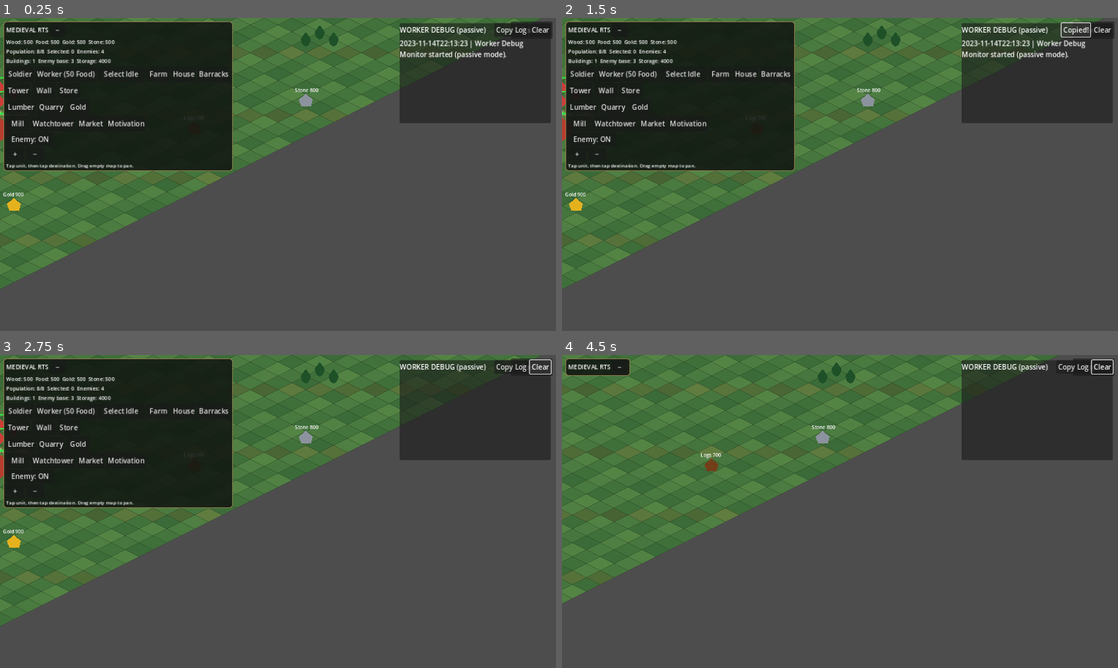
Above: before the commit, frames 1-4 (two rows, left to right).
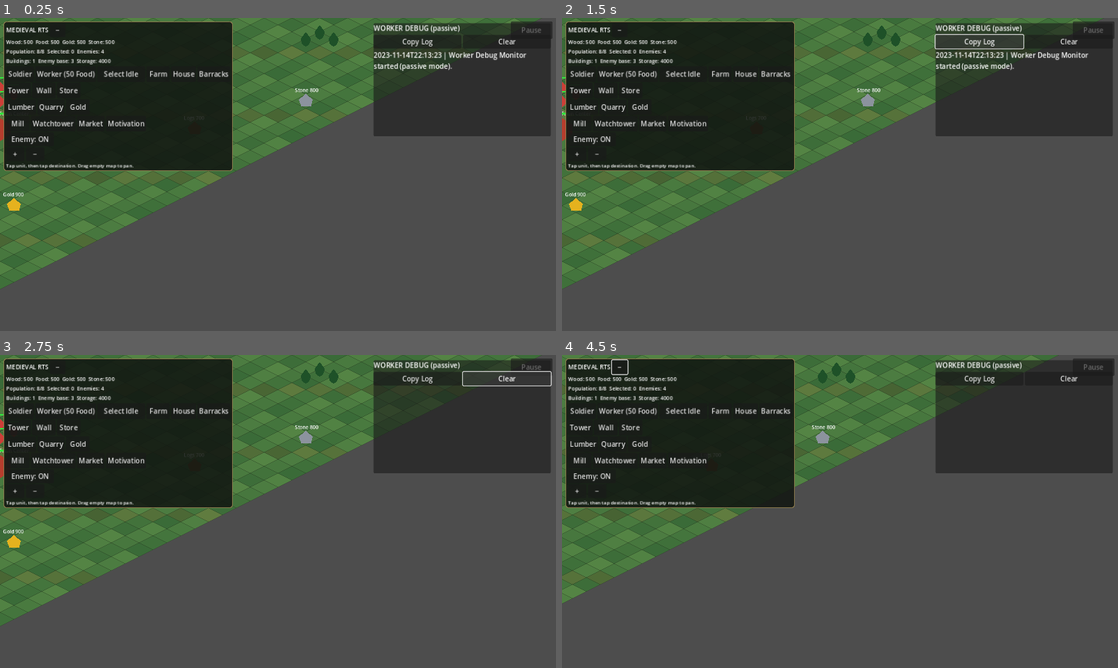
Above: after the commit, the same moments.

Repository: noub1234567-cmd/Medieval-RTS-Test
Game: Godot game, scene res://scenes/main.tscn
Same seed, same stepped clock (60 frames per second), same inputs: the game is played once before the commit and once after it.
Inputs (mouse positions are in pixels of both pictures, inside the frame that each line leads up to):
- Up to frame 1 (0.25 s): no input
- Up to frame 2 (1.5 s): click "Copy Log" at 0.5 s; click "Copied!" (after the commit: "Copy Log") at 1.25 s
- Up to frame 3 (2.75 s): click "Clear" at 2 s
- Up to frame 4 (4.5 s): click "−" at 2.75 s; click "Pause" at 3.5 s; tap Enter at 4.25 s; move the mouse to (962, 495) at 4.27 s; hold D from 4.28 s (still down); click (962, 495) at 4.42 s

The runs differ from the first frame. In frame 1, 4.0% of the frame differs, in the area x 67-99%, y 1-38%; in frame 2, 4.1%; in frame 3, 3.6%; in frame 4, 22%, in the area x 0-100%, y 1-49%.

Commit message:
Move debug controls to dedicated visible row

Diff:
--- a/scripts/worker_debug_monitor.gd
+++ b/scripts/worker_debug_monitor.gd
@@ -132,8 +132,8 @@
 	panel = PanelContainer.new()
 	panel.name = "WorkerDebugPanel"
 	panel.set_anchors_preset(Control.PRESET_TOP_RIGHT)
-	panel.position = Vector2(-360, 12)
-	panel.size = Vector2(348, 230)
+	panel.position = Vector2(-420, 12)
+	panel.size = Vector2(408, 260)
 	layer.add_child(panel)
 	var column := VBoxContainer.new()
 	column.name = "VBoxContainer"
@@ -145,15 +145,20 @@
 	title.text = "WORKER DEBUG (passive)"
 	title.size_flags_horizontal = Control.SIZE_EXPAND_FILL
 	header.add_child(title)
+	var controls := HBoxContainer.new()
+	controls.name = "Controls"
+	column.add_child(controls)
 	var copy_button := Button.new()
 	copy_button.name = "CopyLog"
 	copy_button.text = "Copy Log"
+	copy_button.size_flags_horizontal = Control.SIZE_EXPAND_FILL
 	copy_button.pressed.connect(_copy_report)
-	header.add_child(copy_button)
+	controls.add_child(copy_button)
 	var clear_button := Button.new()
 	clear_button.text = "Clear"
+	clear_button.size_flags_horizontal = Control.SIZE_EXPAND_FILL
 	clear_button.pressed.connect(func(): report_lines.clear(); report_label.text = "")
-	header.add_child(clear_button)
+	controls.add_child(clear_button)
 	var scroll := ScrollContainer.new()
 	scroll.size_flags_vertical = Control.SIZE_EXPAND_FILL
 	column.add_child(scroll)
